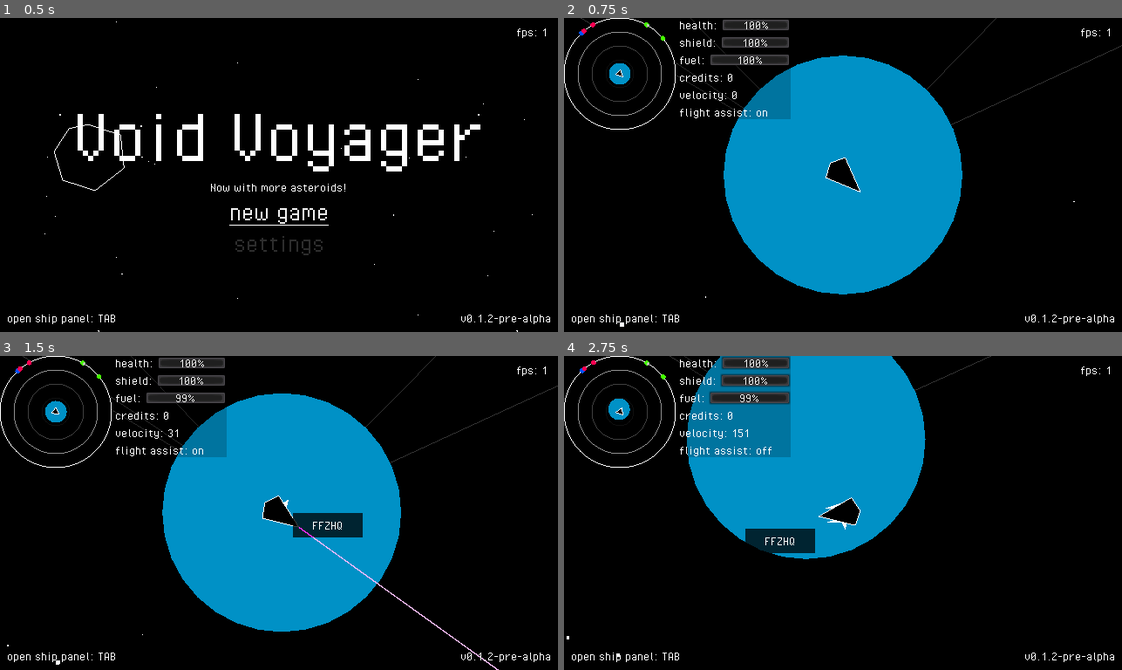
Above: before the commit, frames 1-4 (two rows, left to right).
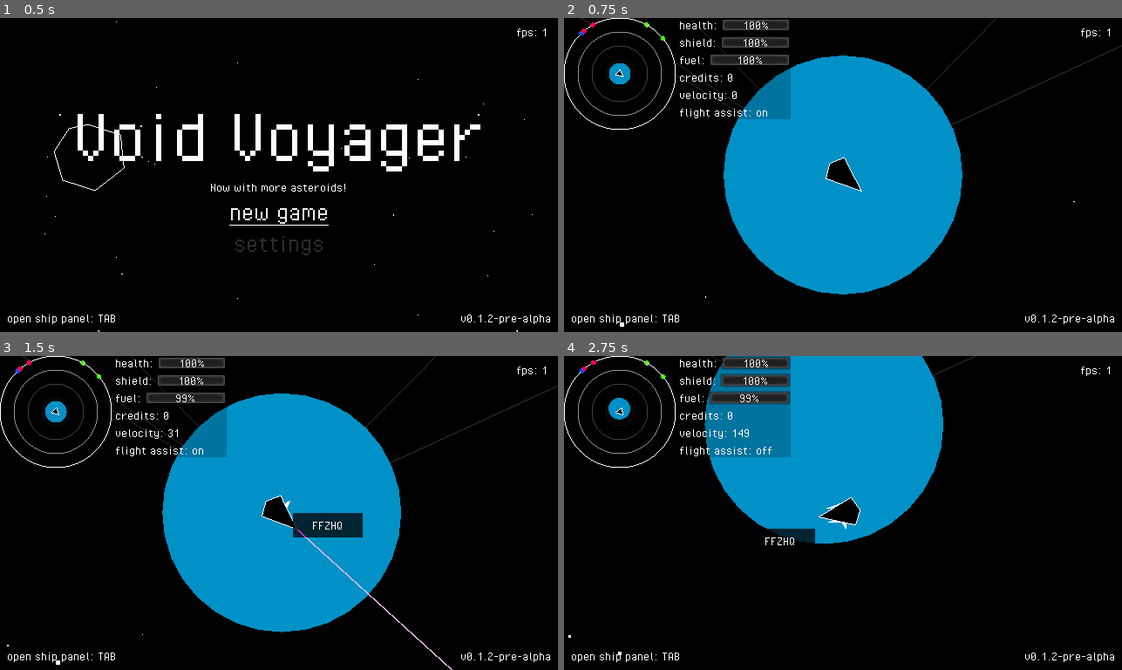
Above: after the commit, the same moments.

Repository: fossqueen/void-voyager-old
Game: Godot game, scene res://main.tscn
Same seed, same stepped clock (60 frames per second), same inputs: the game is played once before the commit and once after it.
Inputs (mouse positions are in pixels of both pictures, inside the frame that each line leads up to):
- Up to frame 1 (0.5 s): no input
- Up to frame 2 (0.75 s): click "new game" at 0.5 s
- Up to frame 3 (1.5 s): move the mouse to (279, 513) at 1.27 s; hold D (thrust_right) from 1.28 s (still down); click (279, 513) at 1.35 s
- Up to frame 4 (2.75 s): move the mouse to (731, 528) at 2.02 s; release D (thrust_right) at 2.03 s; hold S (thrust_backward) from 2.03 s (still down); tap Space (flight_assist) at 2.1 s

Frame 1 is identical in both runs. In frame 2, less than 0.1% of the frame differs, in the area x 9-54%, y 16-56%; in frame 3, 0.5%; in frame 4, 4.8%, in the area x 0-77%, y 0-96%.

Commit message:
Started Item Database

Diff:
--- a/item/item-database.gd
+++ b/item/item-database.gd
@@ -1,34 +1,73 @@
-extends Resource
-class_name ItemDatabase
+extends Node
 
-const METALS: Dictionary = {
 
-	"Gold": {
-		"Galactic Average": 100,
+enum ITEM_TYPE { CONSUMER, FOOD, ILLICIT, INDUSTRIAL, MEDICINE, MINERAL, SPECIALTY }
+
+
+const FUEL: Dictionary = {
+
+	"Cost": 10
+}
+
+
+const DATABASE: Dictionary = {
+
+	0 : {
+		"Name": "Platinum",
+		"Type": ITEM_TYPE.MINERAL,
+		"Desc": "",
+		"Cost": 200,
 	},
 
-	"Silver": {
-		"Galactic Average": 75,
+	1 : {
+		"Name": "Gold",
+		"Type": ITEM_TYPE.MINERAL,
+		"Desc": "",
+		"Cost": 100,
 	},
 
-	"Platinum": {
-		"Galactic Average": 150,
+	2 : {
+		"Name": "Silver",
+		"Type": ITEM_TYPE.MINERAL,
+		"Desc": "",
+		"Cost": 100,
 	},
 
-	"Iron": {
-		"Galactic Average": 25,
+	3 : {
+		"Name": "Iron",
+		"Type": ITEM_TYPE.MINERAL,
+		"Desc": "",
+		"Cost": 50,
 	},
 
-	"Nickel": {
-		"Galactic Average": 25
+	4 : {
+		"Name": "Nickel",
+		"Type": ITEM_TYPE.MINERAL,
+		"Desc": "",
+		"Cost": 50,
 	},
 
-	"Carbon": {
-		"Galactic Average": 5,
+	5 : {
+		"Name": "Diamonds",
+		"Type": ITEM_TYPE.MINERAL,
+		"Desc": "",
+		"Cost": 500,
 	},
 
-	"Phosphorus": {
-		"Galactic Average": 5,
+	6 : {
+		"Name": "Welding Kit",
+		"Type": ITEM_TYPE.SPECIALTY,
+		"Desc": "Make your own repairs to your ship! Require's 'Scrap Metal'.",
+		"Cost": 1000,
 	},
 
+	7 : {
+		"Name": "Scrap Metal",
+		"Type": ITEM_TYPE.INDUSTRIAL,
+		"Desc": "Processed minerals. Used for maintaining stations and in a pinch, ships!",
+		"Cost": 25,
+	},
+
+
+
 }
--- a/player/player.tscn
+++ b/player/player.tscn
@@ -124,7 +124,7 @@
 contacts_reported = 4
 contact_monitor = true
 can_sleep = false
-angular_damp = 8.0
+angular_damp = 10.0
 script = ExtResource( 1 )
 points = PoolVector2Array( -20, 0, -12, -16, 28, 0, -12, 16, -20, 0 )
 
--- a/project.godot
+++ b/project.godot
@@ -25,11 +25,6 @@
 "path": "res://save-resources/inventory.gd"
 }, {
 "base": "Resource",
-"class": "ItemDatabase",
-"language": "GDScript",
-"path": "res://item/item-database.gd"
-}, {
-"base": "Resource",
 "class": "PlayerSave",
 "language": "GDScript",
 "path": "res://save-resources/player-save.gd"
@@ -58,7 +53,6 @@
 "Galaxy": "",
 "GalaxyGenerator": "",
 "Inventory": "",
-"ItemDatabase": "",
 "PlayerSave": "",
 "SaveFile": "",
 "Ship": "",
@@ -75,6 +69,7 @@
 [autoload]
 
 Global="*res://global.gd"
+Items="*res://item/item-database.gd"
 
 [debug]
 
